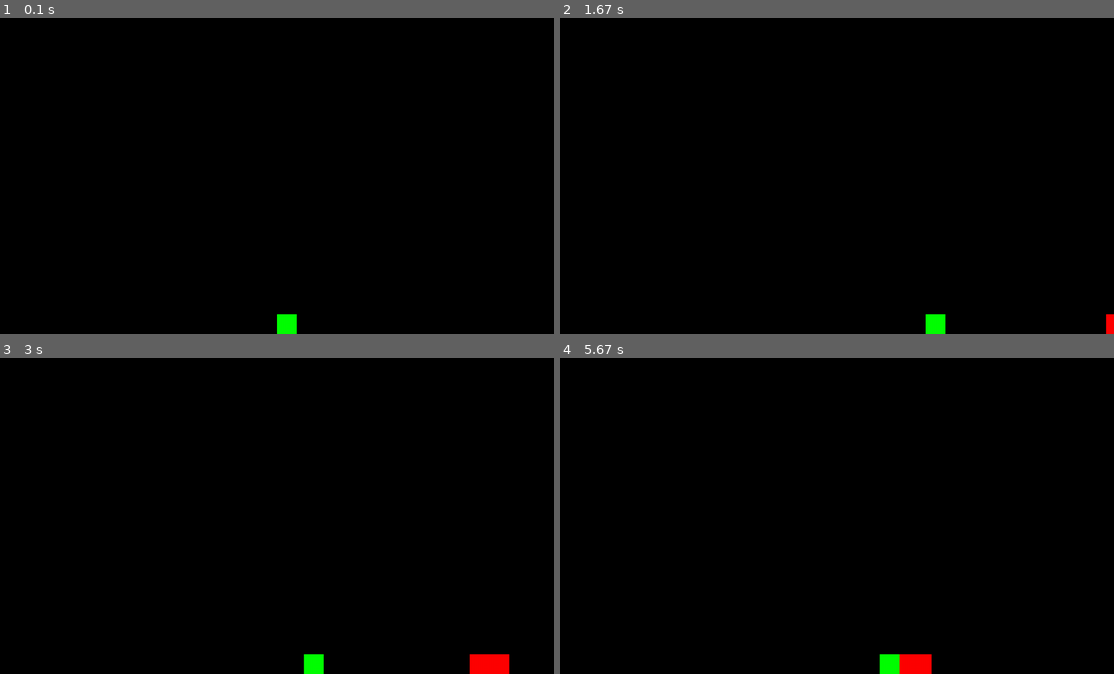
Above: before the commit, frames 1-4 (two rows, left to right).
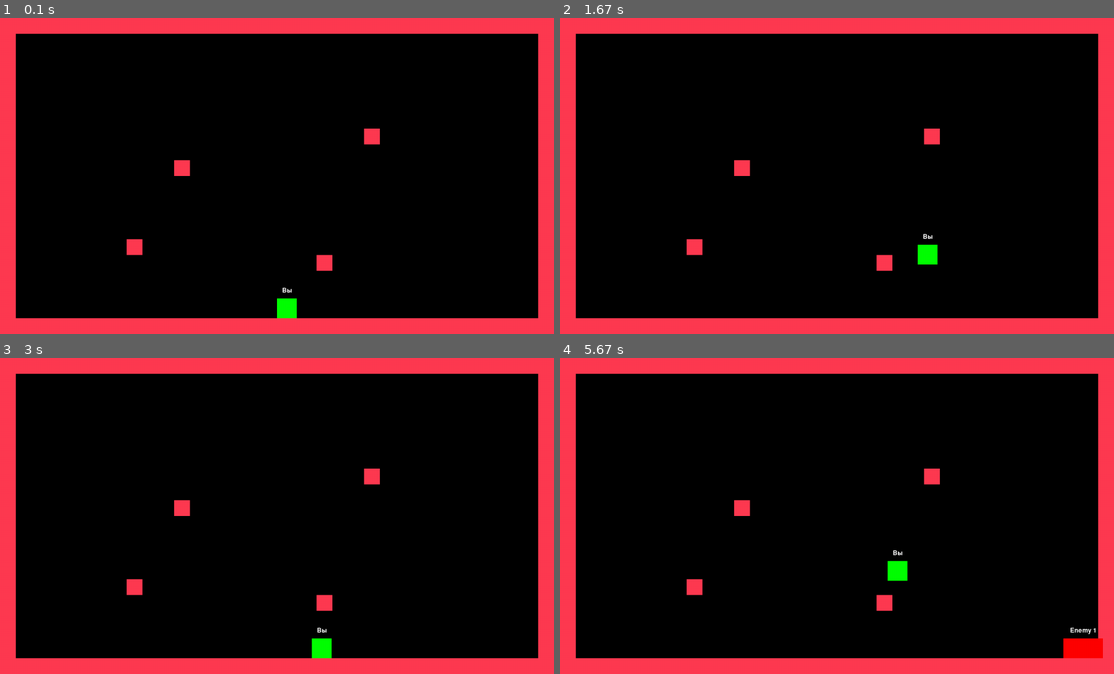
Above: after the commit, the same moments.

Repository: irl-lik/pygame
Game: pygame game, started from main.py
Same seed, same stepped clock (60 frames per second), same inputs: the game is played once before the commit and once after it.
Inputs:
- Up to frame 1 (0.1 s): no input
- Up to frame 2 (1.67 s): tap Space at 0.33, 0.73, 1.03, 1.23, 1.53 s; hold D 0.67-1.13 s; hold D 1.17-1.63 s
- Up to frame 3 (3 s): hold A 1.67-2.2 s; tap Space at 1.73, 2.03, 2.3, 2.6, 2.73 s; hold A 2.23-2.63 s; hold D from 2.67 s (still down)
- Up to frame 4 (5.67 s): tap Space at 3.03, 3.4, 3.7, 3.9, 4.2, 4.4, 4.7, 4.9, 5.2, 5.47 s; release D at 3.3 s; hold A 3.33-3.8 s; hold D 3.83-4.3 s; hold D 4.33-4.8 s; hold A 4.83-5.37 s; hold A from 5.4 s (still down)

The runs differ from the first frame. In frame 1, 16% of the frame differs, in the area x 0-100%, y 0-100%; in frame 2, 16%; in frame 3, 16%; in frame 4, 17%.

Commit message:
collision commit

Diff:
--- a/main.py
+++ b/main.py
@@ -1,6 +1,7 @@
 import pygame
 from pycache.enemy import Enemy
 from pycache.player import Player
+from pycache.levels.level1 import level_rect_list
 
 pygame.init()
 
@@ -13,7 +14,7 @@
 running = True
 
 player_x = WIDTH / 2
-player_y = HEIGHT - 50
+player_y = HEIGHT - 90
 
 player_width = 50
 player_height = 50
@@ -21,10 +22,15 @@
 player = Player(player_x, player_y, player_width, player_height, (0, 255, 0))
 
 enemy1 = Enemy(WIDTH, player_y, 100, 50, 5, (255, 0, 0))
+enemy1.set_name("Enemy 1")
+tiles_list = level_rect_list()
 
 while running:
     clock.tick(30)
     screen.fill((0, 0, 0))
+
+    for tile in tiles_list:
+        pygame.draw.rect(screen, (255, 58, 81), tile)
 
     player.update()
     player_x, player_y = player.get_pos()
@@ -34,7 +40,7 @@
     player.draw(screen)
 
 
-    pygame.display.flip()
+    pygame.display.update()
 
     for event in pygame.event.get():
         if event.type == pygame.QUIT:
--- a/pycache/enemy.py
+++ b/pycache/enemy.py
@@ -1,19 +1,28 @@
 import pygame
-from .npc import NPC
+from .entity import Entity
 
-class Enemy(NPC):
-    def __init__(self, x: int, y: int, width: int, height: int, speed: int, color: tuple=None, image=None):
+class Enemy(Entity):
+    def __init__(self, x, y, width, height, speed, color=None, image=None):
         super().__init__(x, y, width, height, color, image)
         self.name = None
         self.speed = speed
         self.x_speed = 0
         self.y_speed = 0
 
-    def set_name(self, name: str):
-        super().set_name(name)
+    def set_name(self, name):
+        self.name = name
+
 
     def draw(self, screen):
         super().draw(screen)
+        if not self.name:
+            return
+
+        font = pygame.font.Font(None, 24)
+        text_surface = font.render(self.name, True, (255, 255, 255))
+        text_rect = text_surface.get_rect(center=(self.x + self.width // 2, self.y - 20))  # Получаем прямоугольник для позиционирования текста точно сверху Entrity
+        screen.blit(text_surface, text_rect)
+
     def move_towards_player(self, player_x, player_y, player_width, player_height, distance_threshold=100):
         if self.is_player_nearby(player_x, player_y, distance_threshold):
             enemy_center_x = self.x + self.width / 2
@@ -32,14 +41,13 @@
             self.x_speed = direction_x * min(self.speed, distance)
 
             self.x += self.x_speed
-            self.y += direction_y * min(self.speed, distance)
 
-        elif self.x_speed!= 0:
+        elif self.x_speed !=  0:
             self.x += self.x_speed
             if self.x_speed > 0:
-                self.x_speed -= self.speed / 10
+                self.x_speed -= min(self.speed / 10, self.x_speed)
             else:
-                self.x_speed += self.speed / 10
-                print(self.x_speed)
+                self.x_speed += min(self.speed / 10, -self.x_speed)
     def is_player_nearby(self, player_x, player_y, distance_threshold=100):
-        return super().is_player_nearby(player_x, player_y, distance_threshold)
+        distance = ((self.x - player_x)**2 + (self.y - player_y)**2) ** 0.5
+        return distance < distance_threshold
--- a/pycache/entity.py
+++ b/pycache/entity.py
@@ -4,6 +4,8 @@
     def __init__(self, x, y, width, height, color=None, image=None):
         self.x = x
         self.y = y
+        self.dx = x
+        self.dy = y
         self.width = width
         self.height = height
         self.color = color if color else None
--- /dev/null
+++ b/pycache/levels/level1.py
@@ -0,0 +1,40 @@
+import pygame
+
+level =  '''-----------------------------------
+-                                 -
+-                                 -
+-                                 -
+-                                 -
+-                                 -
+-                                 -
+-                      -          -
+-                                 -
+-          -                      -
+-                                 -
+-                                 -
+-                                 -
+-                                 -
+-       -                         -
+-                   -             -
+-                                 -
+-                                 -
+-                                 -
+-----------------------------------
+'''
+
+def get_level() -> str:
+    return level
+
+level = get_level()
+
+tiles_list = []
+def level_rect_list():
+    x_cur = y_cur = 0
+    for row in level.split("\n"):
+        for col in row:
+            if col == '-':
+                tiles_list.append(pygame.Rect(x_cur, y_cur, 40, 40))
+            x_cur += 40
+        x_cur = 0
+        y_cur += 40
+    return tiles_list
--- a/pycache/npc.py
+++ b/pycache/npc.py
@@ -10,18 +10,19 @@
     def set_name(self, name):
         self.name = name
 
-    def set_dialogue(self, dialogue):
-        self.dialogue = dialogue
 
     def draw(self, screen):
         super().draw(screen)
         if not self.name:
             return
 
-        font = pygame.font.Font("arial", 24)
+        font = pygame.font.Font(None, 24)
         text_surface = font.render(self.name, True, (255, 255, 255))
         text_rect = text_surface.get_rect(center=(self.x + self.width // 2, self.y - 20))  # Получаем прямоугольник для позиционирования текста точно сверху Entrity
         screen.blit(text_surface, text_rect)
+
+    def set_dialogue(self, dialogue):
+        self.dialogue = dialogue
 
     def display_dialogue(self, screen, player_x, player_y):
         if not self.dialogue:
--- a/pycache/player.py
+++ b/pycache/player.py
@@ -1,24 +1,41 @@
 import pygame
 from .entity import Entity
+from .levels.level1 import level_rect_list
 
 
 class Player(Entity):
-    def __init__(self, x: int, y: int, width: int, height: int, color: tuple = None, image=None):
+    def __init__(self, x, y, width, height, color=None, image=None):
         super().__init__(x, y, width, height, color, image)
 
         self.name = "Вы"
         self.isJumping = False
-        self.isFalling = False
         self.jumpCounter = 0
         self.speed_x = 0
+        self.speed_y = 0
+        self.tiles_list = level_rect_list()
+        font = pygame.font.Font(None, 24)
+        self.text_surface = font.render(self.name, True, (255, 255, 255))
+
+    def set_name(self, name):
+            self.name = name
 
     def draw(self, screen):
-        return super().draw(screen)
+        super().draw(screen)
+        if not self.name:
+            return
+
+        text_rect = self.text_surface.get_rect(center=(self.x + self.width // 2, self.y - 20))  # Получаем прямоугольник для позиционирования текста точно сверху Entrity
+        screen.blit(self.text_surface, text_rect)
 
     def update(self):
         keys = pygame.key.get_pressed()
 
-        if keys[pygame.K_a]:
+        if keys[pygame.K_a] and keys[pygame.K_d]:
+            if self.speed_x > 0:
+                self.speed_x -= 2
+            elif self.speed_x < 0:
+                self.speed_x += 2
+        elif keys[pygame.K_a]:
             self.speed_x = max(self.speed_x - 2, -8)
         elif keys[pygame.K_d]:
             self.speed_x = min(self.speed_x + 2, 8)
@@ -29,7 +46,39 @@
             elif self.speed_x < 0:
                 self.speed_x += 2
 
+        if keys[pygame.K_SPACE] and not self.isJumping:
+            self.isJumping = True
+            self.jumpCounter = 10
+        if self.isJumping:
+            self.speed_y = self.jumpCounter * 4 + 4
+            print(self.speed_y)
+            if self.jumpCounter != -10:
+                self.jumpCounter -= 1
+
+        self.speed_y -= 4
+
+        player_rect = pygame.Rect(self.x + self.speed_x, self.y, self.width, self.height)
+        for tile in self.tiles_list:
+            if not player_rect.colliderect(tile): continue
+
+            self.speed_x = 0
+
+        player_rect = pygame.Rect(self.x, self.y - self.speed_y, self.width, self.height)
+        for tile in self.tiles_list:
+            if not player_rect.colliderect(tile): continue
+
+            if self.speed_y > 0:
+                self.speed_y = self.y - (tile.y + tile.height)
+            elif self.speed_y < 0:
+                self.speed_y = 0
+                self.y = tile.y - self.height
+                self.isJumping = False
+            else:
+                self.speed_y = 0
+            self.jumpCounter = 0
+
         self.x += self.speed_x
+        self.y -= self.speed_y
 
     def get_pos(self):
         return self.x, self.y
